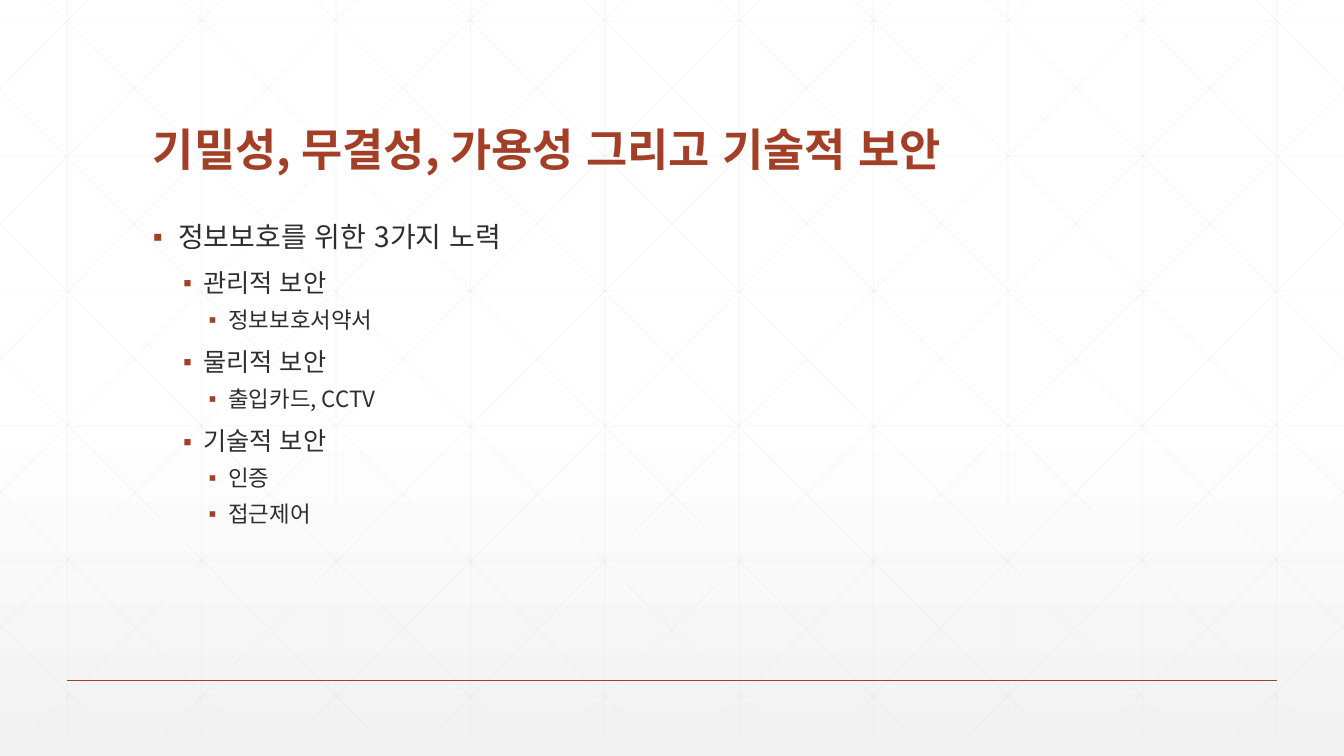
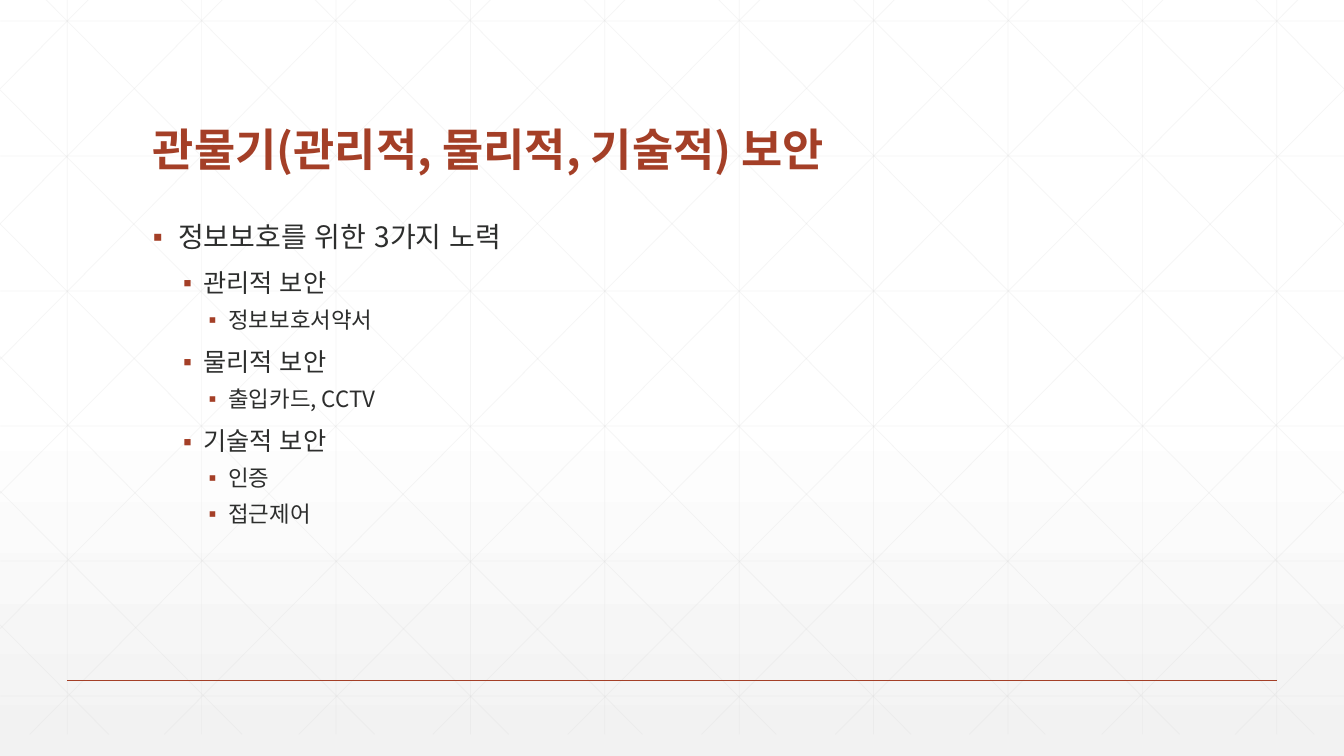
Before and after one commit to zeroshift01/code5, a slide deck: slide 4 of inflearn05/doc/5.인증과 접근제어 기능을 구현합니다..pptx. Drawn at 1344x756 pixels with LibreOffice and Linux fonts; fonts in the diff are those of the drawing. Boxes give left, top, right and bottom in pixels: in the first picture for what was removed or moved away, otherwise in the second. Text is boxed around its words. In the diff, an @@ line names an element or a change of style, - is before the commit and + after.

```diff
--- a/inflearn05/doc/5.인증과 접근제어 기능을 구현합니다..pptx
+++ b/inflearn05/doc/5.인증과 접근제어 기능을 구현합니다..pptx
@@ title at (153, 128, 824, 176): text changed @@
-기밀성, 무결성, 가용성 그리고 기술적 보안
+관물기(관리적, 물리적, 기술적) 보안
```
Also in this commit, not shown: 3 other slides changed, 3 other files.
